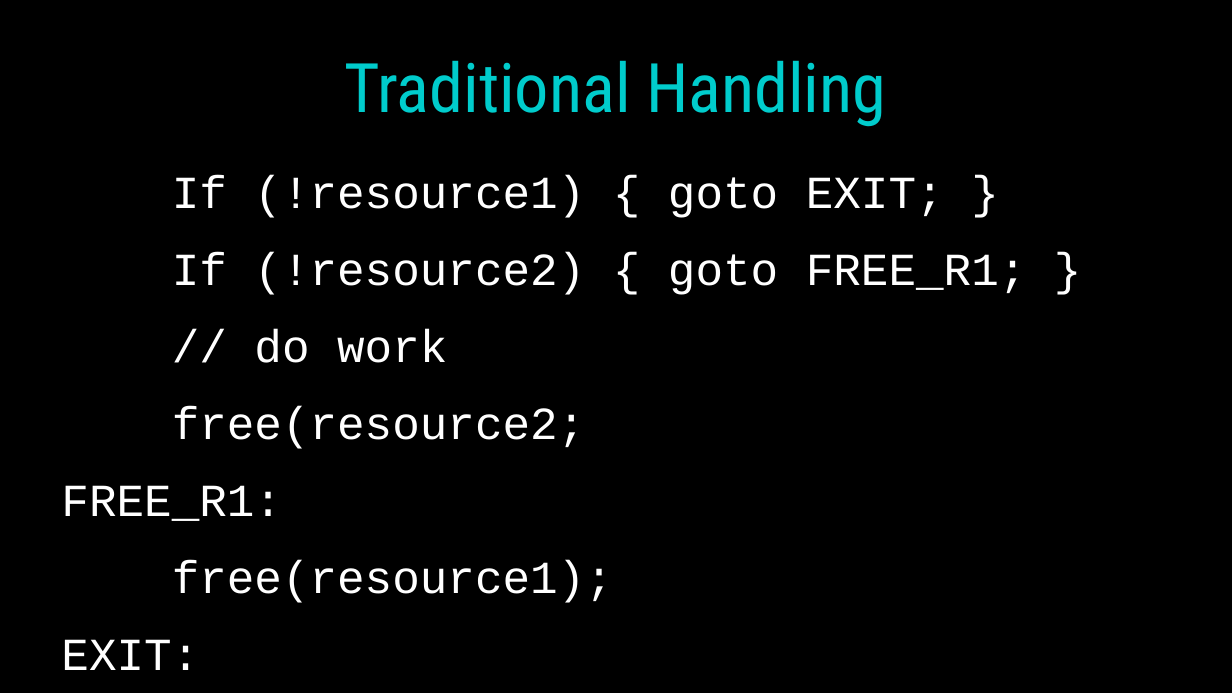
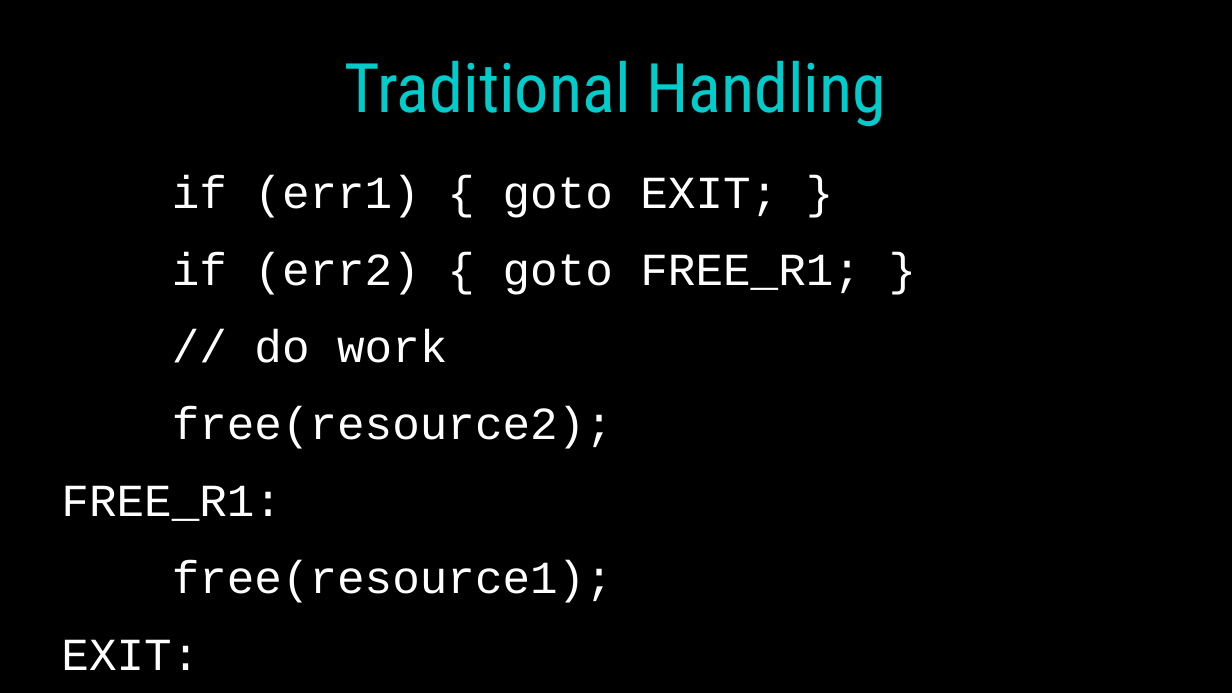
Before and after one commit to dllaurence/youngmanandc, a slide deck: slide 68 of 2020-youngmanandthec-scale.odp (slide 70 before the commit). Drawn at 1232x693 pixels with LibreOffice and Linux fonts; fonts in the diff are those of the drawing. Boxes give left, top, right and bottom in pixels: in the first picture for what was removed or moved away, otherwise in the second. Text is boxed around its words. In the diff, an @@ line names an element or a change of style, - is before the commit and + after.

```diff
--- a/2020-youngmanandthec-scale.odp
+++ b/2020-youngmanandthec-scale.odp
@@ text at [172, 175, 861, 295]: text changed @@
-If (!resource1) { goto EXIT; }
-If (!resource2) { goto FREE_R1; }
+if (err1) { goto EXIT; }
+if (err2) { goto FREE_R1; }
@@ text at [172, 406, 613, 449]: text changed @@
-free(resource2;
+free(resource2);
```
Also in this commit, not shown: 10 other slides changed, 9 slides added, 5 slides removed.
